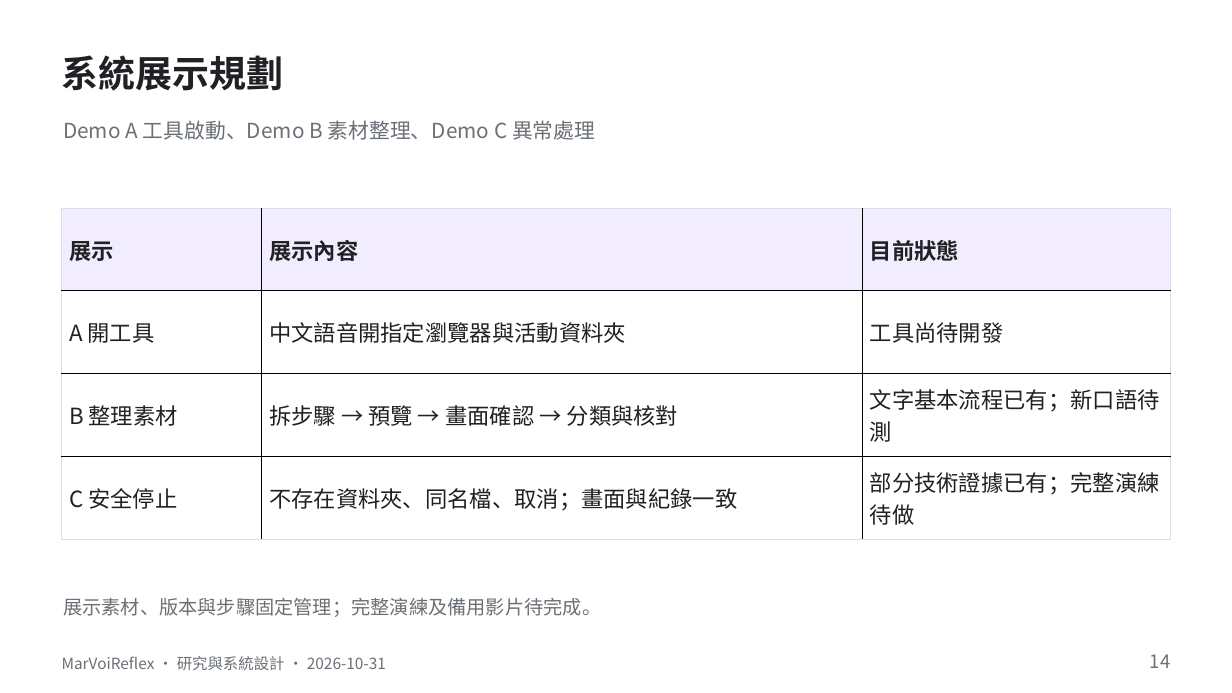
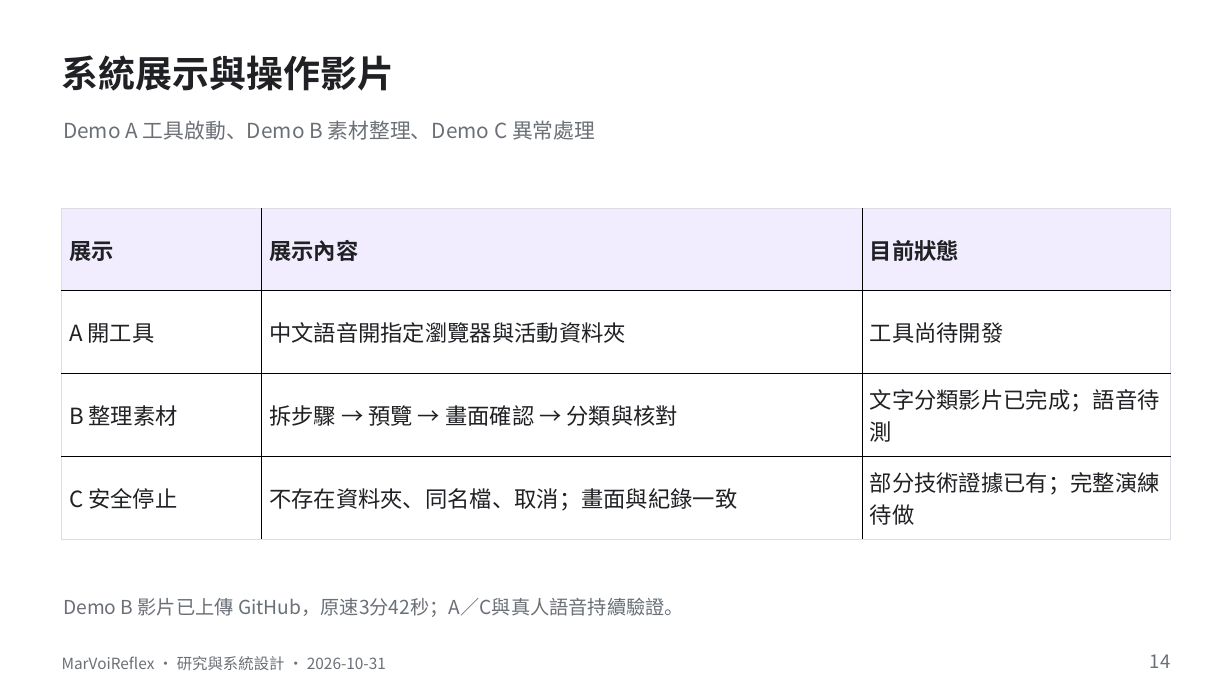
Before and after one commit to yo20ywork-max/MarVoiReflex, a slide deck: slide 14 of docs/presentation/MarVoiReflex-Revision-20261031.pptx. Drawn at 1232x693 pixels with LibreOffice and Linux fonts; fonts in the diff are those of the drawing. Boxes give left, top, right and bottom in pixels: in the first picture for what was removed or moved away, otherwise in the second. Text is boxed around its words. In the diff, an @@ line names an element or a change of style, - is before the commit and + after.

Commit message:
Update project materials and presentation with verified demo evidence

```diff
--- a/docs/presentation/MarVoiReflex-Revision-20261031.pptx
+++ b/docs/presentation/MarVoiReflex-Revision-20261031.pptx
@@ text at bbox=[62, 55, 395, 91]: text changed @@
-系統展示規劃
+系統展示與操作影片
@@ table at bbox=[61, 208, 1170, 539] @@
-row 3, column 3: 文字基本流程已有；新口語待測
+row 3, column 3: 文字分類影片已完成；語音待測
@@ text at bbox=[63, 598, 684, 617]: text changed @@
-展示素材、版本與步驟固定管理；完整演練及備用影片待完成。
+Demo B 影片已上傳 GitHub，原速3分42秒；A／C與真人語音持續驗證。
```
Also in this commit, not shown: 5 other slides changed, 9 other files.
